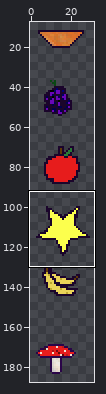
A sprite sheet gets an edit: objects.png. The picture above shows the old version from afar; the outline marks the close-up.
Close-up. The starting point:
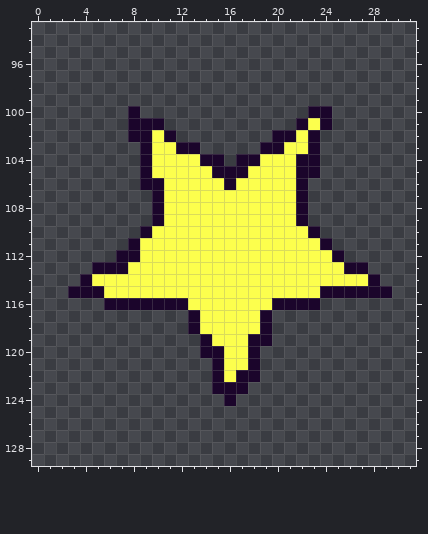
The file is 32x192 pixels. Pixels under 10% opacity are left out. Colours within 5 levels of each other are drawn and written as one. Shown: x 0..31, y 93..129. The wide view leaves out empty margins.
Once edited:
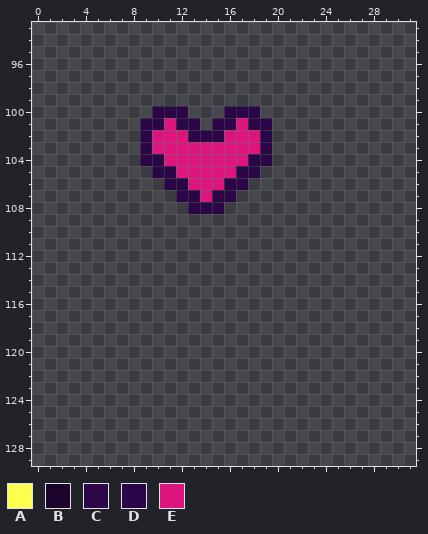
Palette (. is transparent): A #fcff4d  B #1b052b  C #2a0548f3  D #2a0548  E #dd157d
Diff:
y 100: x 8 B -> .; x 10..12 ... -> DDD; x 16..18 ... -> DDD; x 23..24 BB -> ..
y 101: x 8..13 BBB... -> .DDECD; x 15..19 ..... -> DDEDD; x 22..24 BAB -> ...
y 102: x 8..23 BBAB........BBAB -> .DEEEDDDEEED....
y 103: x 9..23 BAABB.....BBAAB -> DEEEEEEEEED....
y 104: x 9..23 BAAAABB.BBAAABB -> DDEEEEEEEDD....
y 105: x 9..23 BAAAAABBBAAAABB -> .DDEEEEEDD.....
y 106: x 9..22 BBAAAAABAAAAAB -> ..DDEEEDD.....
y 107: x 10..22 BAAAAAAAAAAAB -> ..DDEDD......
y 108: x 10..22 BAAAAAAAAAAAB -> ...DDD.......
y 109: x 10..22 BAAAAAAAAAAAB -> .............
y 110: x 9..23 BAAAAAAAAAAAAAB -> ...............
y 111: x 8..24 BAAAAAAAAAAAAAAAB -> .................
y 112: x 7..25 BBAAAAAAAAAAAAAAAAB -> ...................
y 113: x 5..27 BBBAAAAAAAAAAAAAAAAAABB -> .......................
y 114: x 4..28 BAAAAAAAAAAAAAAAAAAAAAAAB -> .........................
y 115: x 3..29 BBBAAAAAAAAAAAAAAAAAABBBBBB -> ...........................
y 116: x 6..23 BBBBBBBAAAAAAABBBB -> ..................
y 117..118: x 13..19 BAAAAAB -> .......
y 119: x 14..19 BAAABB -> ......
y 120: x 14..18 BBAAB -> .....
y 121: x 15..18 BAAB -> ....
y 122: x 15..18 BABB -> ....
y 123: x 15..17 BBB -> ...
y 124: x 16 B -> .
Pixel boxes of the changes (left, top, right, bottom) in both close-ups:
changed: (68, 106, 392, 406)
